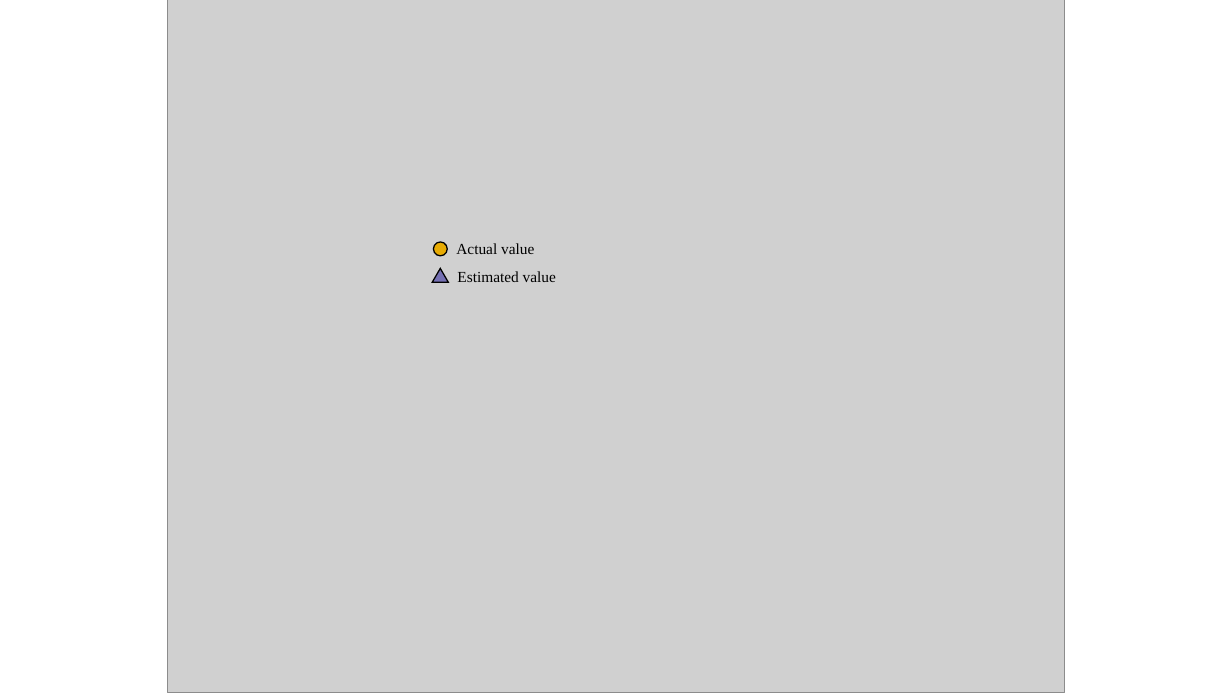
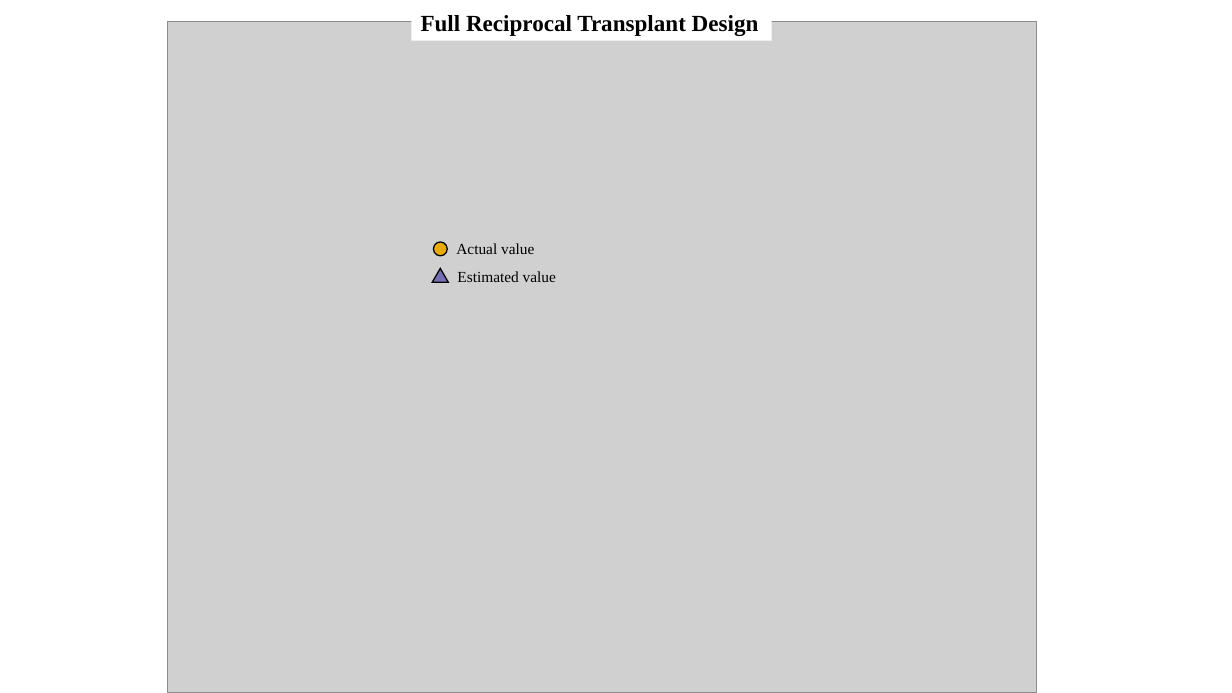
Before and after one commit to RCN-ECS/CnGV, a slide deck: slide 1 of results/Sim_10.30.2020/Supp_confmat_Raw1.pptx. Drawn at 1232x693 pixels with LibreOffice and Linux fonts; fonts in the diff are those of the drawing; grey boxes stand for pictures. Boxes give left, top, right and bottom in pixels: in the first picture for what was removed or moved away, otherwise in the second. Text is boxed around its words. In the diff, an @@ line names an element or a change of style, - is before the commit and + after.

```diff
--- a/results/Sim_10.30.2020/Supp_confmat_Raw1.pptx
+++ b/results/Sim_10.30.2020/Supp_confmat_Raw1.pptx
@@ picture: place and size @@
-picture at (167, 0, 1065, 693)
+picture at (167, 22, 1036, 693)
@@ rectangle added at (411, 4, 772, 41), fill #FFFFFF, 18 pt, text #000000, bold @@
+Full Reciprocal Transplant Design
```
Also in this commit, not shown: 4 other files.
